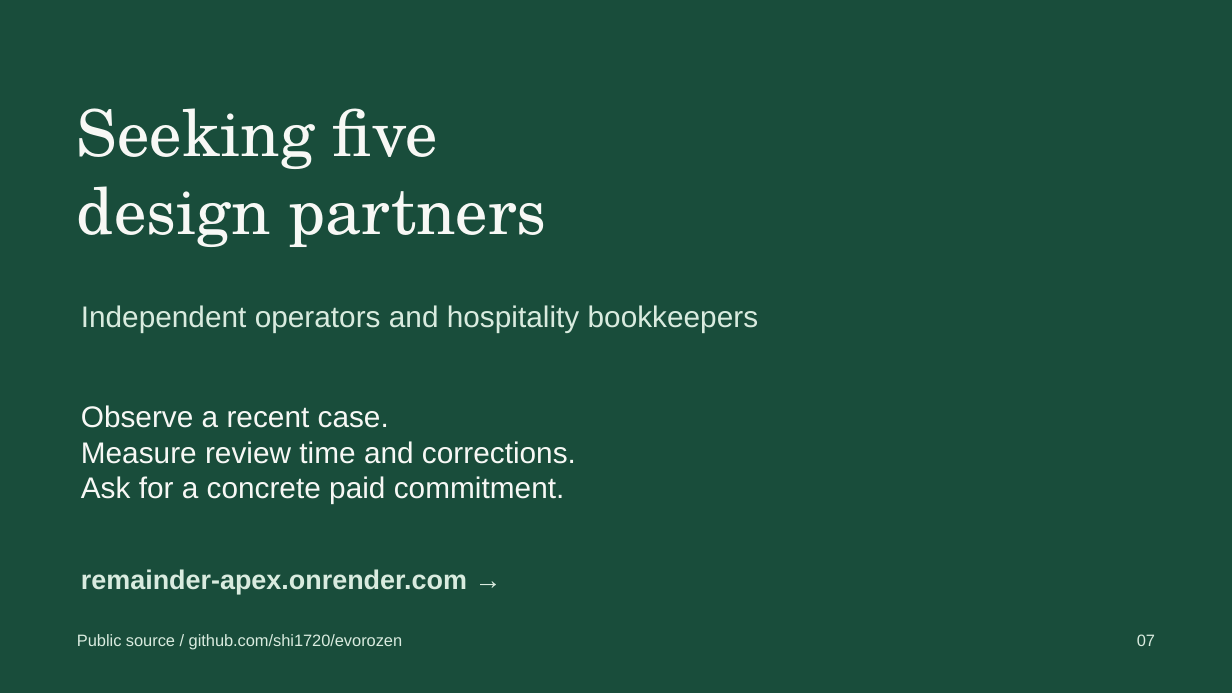
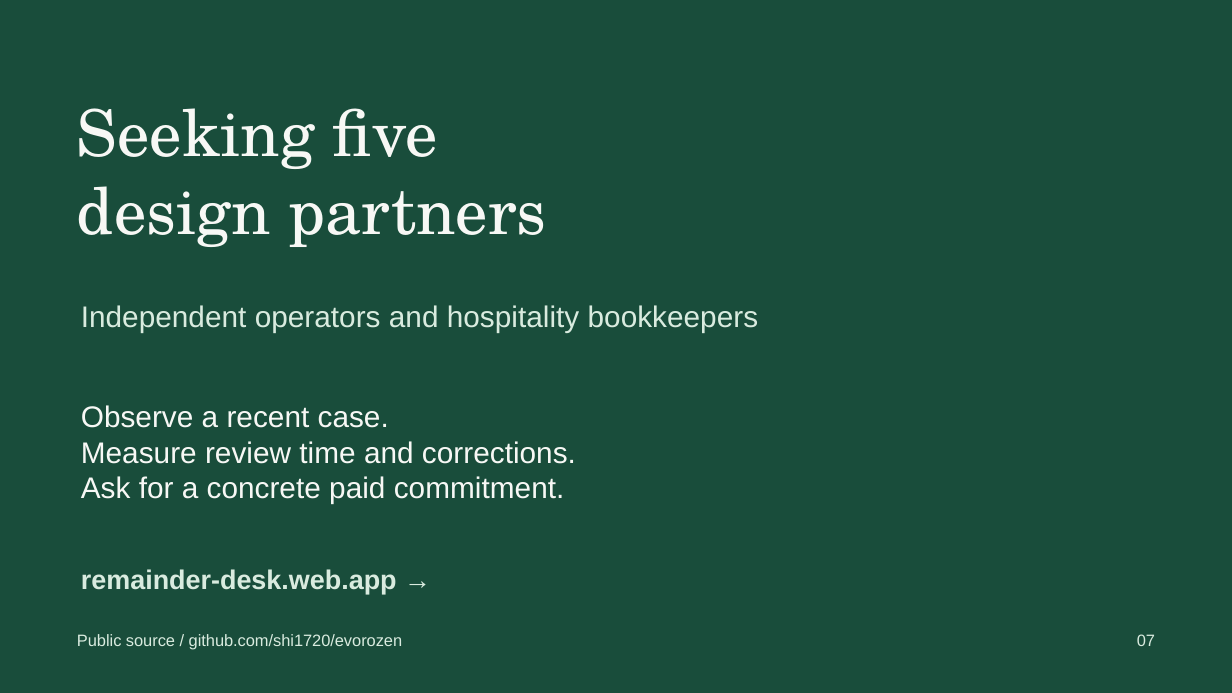
Before and after one commit to shi1720/evorozen, a slide deck: slide 7 of deliverables/remainder-pitch.pptx. Drawn at 1232x693 pixels with LibreOffice and Linux fonts; fonts in the diff are those of the drawing. Boxes give left, top, right and bottom in pixels: in the first picture for what was removed or moved away, otherwise in the second. Text is boxed around its words. In the diff, an @@ line names an element or a change of style, - is before the commit and + after.

```diff
--- a/deliverables/remainder-pitch.pptx
+++ b/deliverables/remainder-pitch.pptx
@@ text at (81,569,397,594): text changed @@
-remainder-apex.onrender.com →
+remainder-desk.web.app →
```
Also in this commit, not shown: 3 other slides changed, 21 other files.
